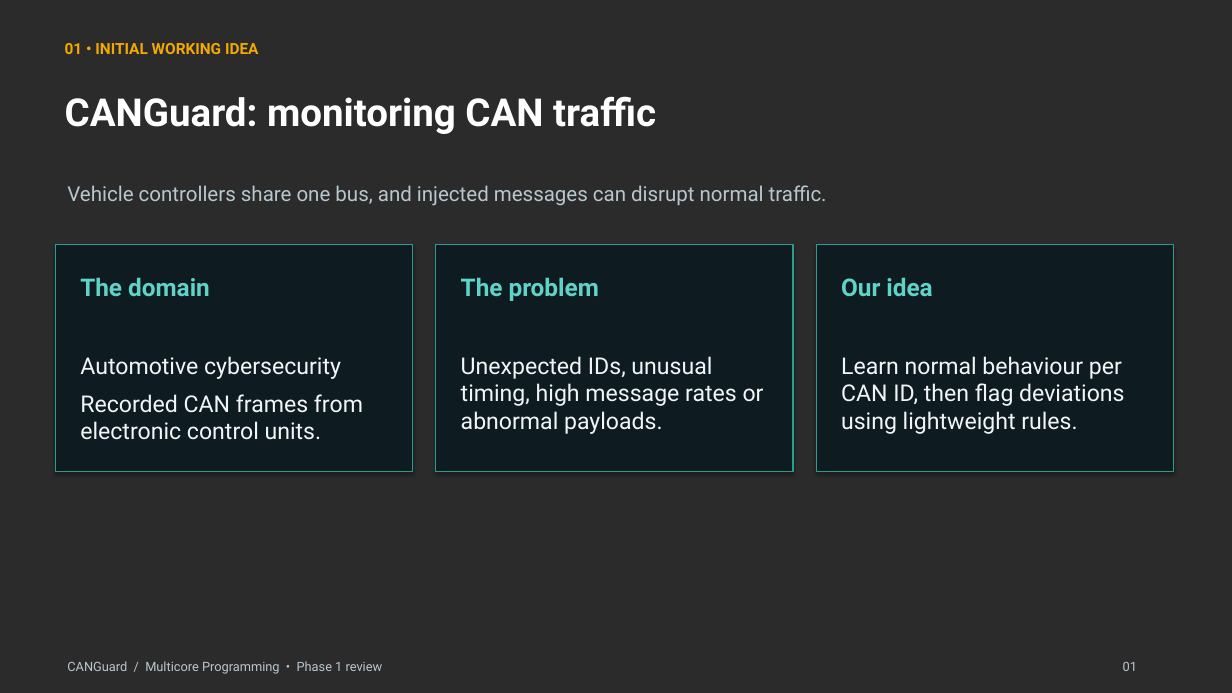
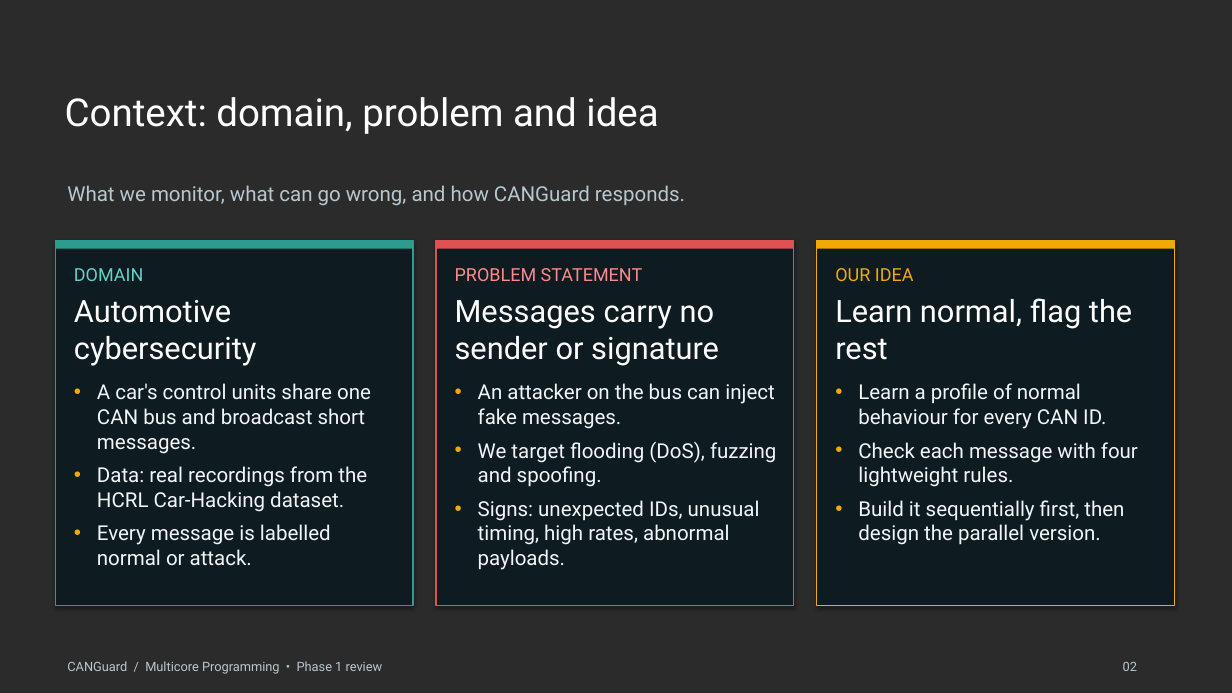
Before and after one commit to TaniaGirish12/CANGuard, a slide deck: slide 2 of docs/MCP_Presentation_vehicle.pptx (slide 1 before the commit). Drawn at 1232x693 pixels with LibreOffice and Linux fonts; fonts in the diff are those of the drawing; background and template pictures are left out; a plain dark background stands for a picture behind light text. Boxes give left, top, right and bottom in pixels: in the first picture for what was removed or moved away, otherwise in the second. Text is boxed around its words. In the diff, an @@ line names an element or a change of style, - is before the commit and + after.

```diff
--- a/docs/MCP_Presentation_vehicle.pptx
+++ b/docs/MCP_Presentation_vehicle.pptx
@@ text removed at <box>65,43,259,54</box> @@
-01 • INITIAL WORKING IDEA
@@ text at <box>65,97,658,134</box>: text changed; bold off @@
-CANGuard: monitoring CAN traffic
+Context: domain, problem and idea
@@ text at <box>67,185,685,206</box>: text changed @@
-Vehicle controllers share one bus, and injected messages can disrupt normal traffic.
+What we monitor, what can go wrong, and how CANGuard responds.
@@ rectangle removed at <box>55,245,413,471</box> @@
@@ rectangle added at <box>55,240,413,605</box>, fill #0E1B22 at 94% opacity, outline #2A9D8F 1 pt, 16 pt, text #F1F5F7 @@
+DOMAIN
+Automotive cybersecurity
+• A car's control units share one CAN bus and broadcast short messages.
+• Data: real recordings from the HCRL Car-Hacking dataset.
+• Every message is labelled normal or attack.
@@ rectangle added at <box>55,240,413,249</box>, fill #2A9D8F @@
@@ rectangle removed at <box>436,245,794,471</box> @@
@@ rectangle added at <box>436,240,794,605</box>, fill #0E1B22 at 94% opacity, outline #E05252 1 pt, 16 pt, text #F1F5F7 @@
+PROBLEM STATEMENT
+Messages carry no sender or signature
+• An attacker on the bus can inject fake messages.
+• We target flooding (DoS), fuzzing and spoofing.
+• Signs: unexpected IDs, unusual timing, high rates, abnormal payloads.
@@ rectangle added at <box>436,240,794,249</box>, fill #E05252 @@
@@ rectangle removed at <box>816,245,1174,471</box> @@
@@ rectangle added at <box>817,240,1175,605</box>, fill #0E1B22 at 94% opacity, outline #F2A900 1 pt, 16 pt, text #F1F5F7 @@
+OUR IDEA
+Learn normal, flag the rest
+• Learn a profile of normal behaviour for every CAN ID.
+• Check each message with four lightweight rules.
+• Build it sequentially first, then design the parallel version.
@@ rectangle added at <box>817,240,1175,249</box>, fill #F2A900 @@
@@ text removed at <box>80,277,210,296</box> @@
-The domain
@@ text removed at <box>461,277,599,301</box> @@
-The problem
@@ text removed at <box>841,277,932,296</box> @@
-Our idea
@@ text removed at <box>80,356,363,440</box> @@
-Automotive cybersecurity
-Recorded CAN frames from electronic control units.
@@ text removed at <box>461,356,764,434</box> @@
-Unexpected IDs, unusual timing, high message rates or abnormal payloads.
@@ text removed at <box>841,356,1124,434</box> @@
-Learn normal behaviour per CAN ID, then flag deviations using lightweight rules.
@@ text at <box>1123,662,1137,671</box>: text changed @@
-01
+02
```
Also in this commit, not shown: 5 other slides changed, 1 slide added.
